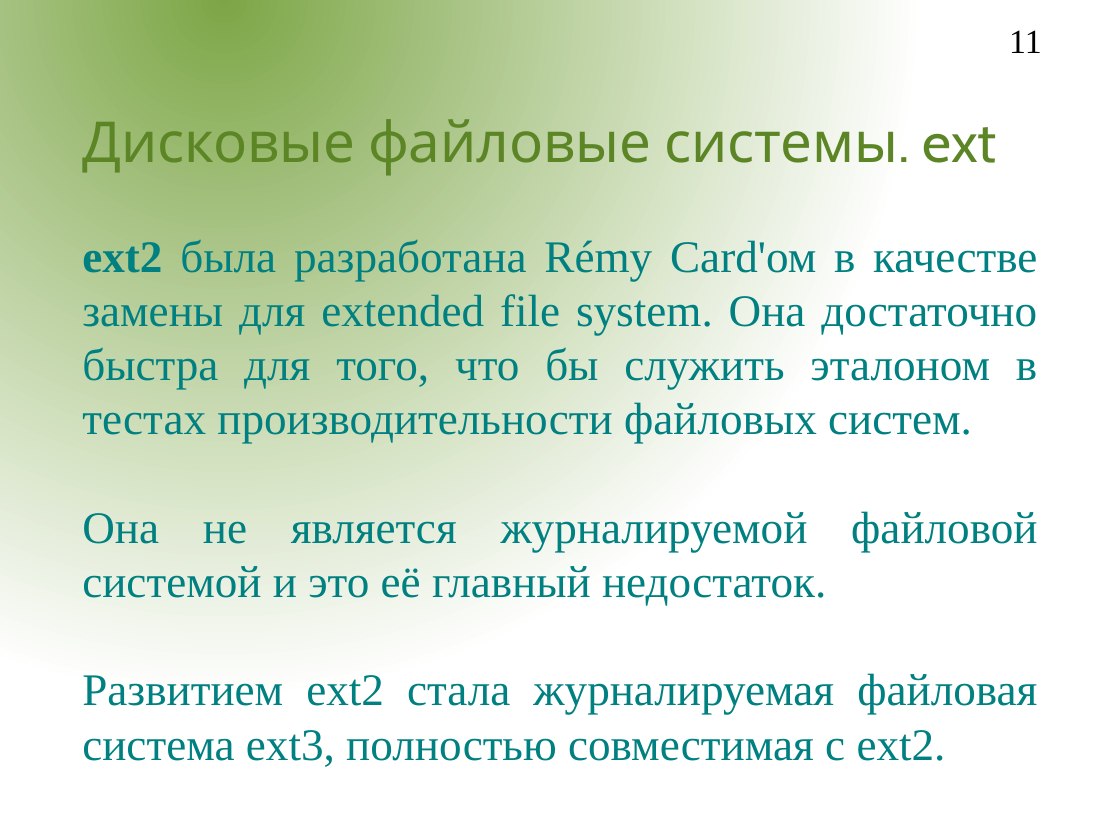
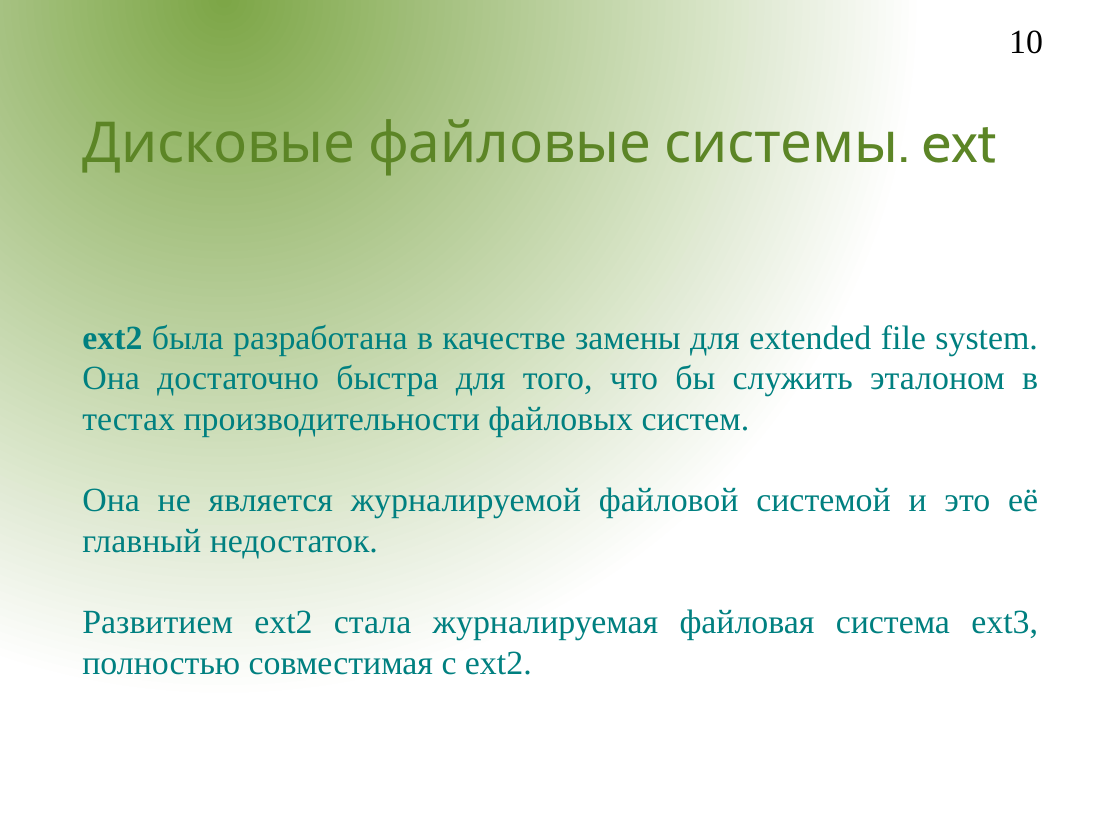
Before and after one commit to aeremenok/a-team-777, a slide deck: slide 10 of sem_9/st/fs.odp (slide 11 before the commit). Drawn at 1120x840 pixels with LibreOffice and Linux fonts; fonts in the diff are those of the drawing; background and template pictures are left out. Boxes give left, top, right and bottom in pixels: in the first picture for what was removed or moved away, otherwise in the second. Text is boxed around its words. In the diff, an @@ line names an element or a change of style, - is before the commit and + after.

```diff
--- a/sem_9/st/fs.odp
+++ b/sem_9/st/fs.odp
@@ page number at (1009,30,1043,54): text changed @@
-11
+10
@@ subtitle at (82,325,1038,437): text changed; size 32 to 24 pt @@
-ext2 была разработана Rémy Card'ом в качестве замены для extended file system. Она достаточно быстра для того, что бы служить эталоном в тестах производительности файловых систем.
+ext2 была разработана в качестве замены для extended file system. Она достаточно быстра для того, что бы служить эталоном в тестах производительности файловых систем.
@@ subtitle at (82,487,1038,675): size 32 to 24 pt in "Она не является журналируемой файловой системой и ...", "Развитием ext2 стала журналируемая файловая система ext3, ..." @@
```
Also in this commit, not shown: 8 other slides changed, 3 slides added, 1 slide removed.
